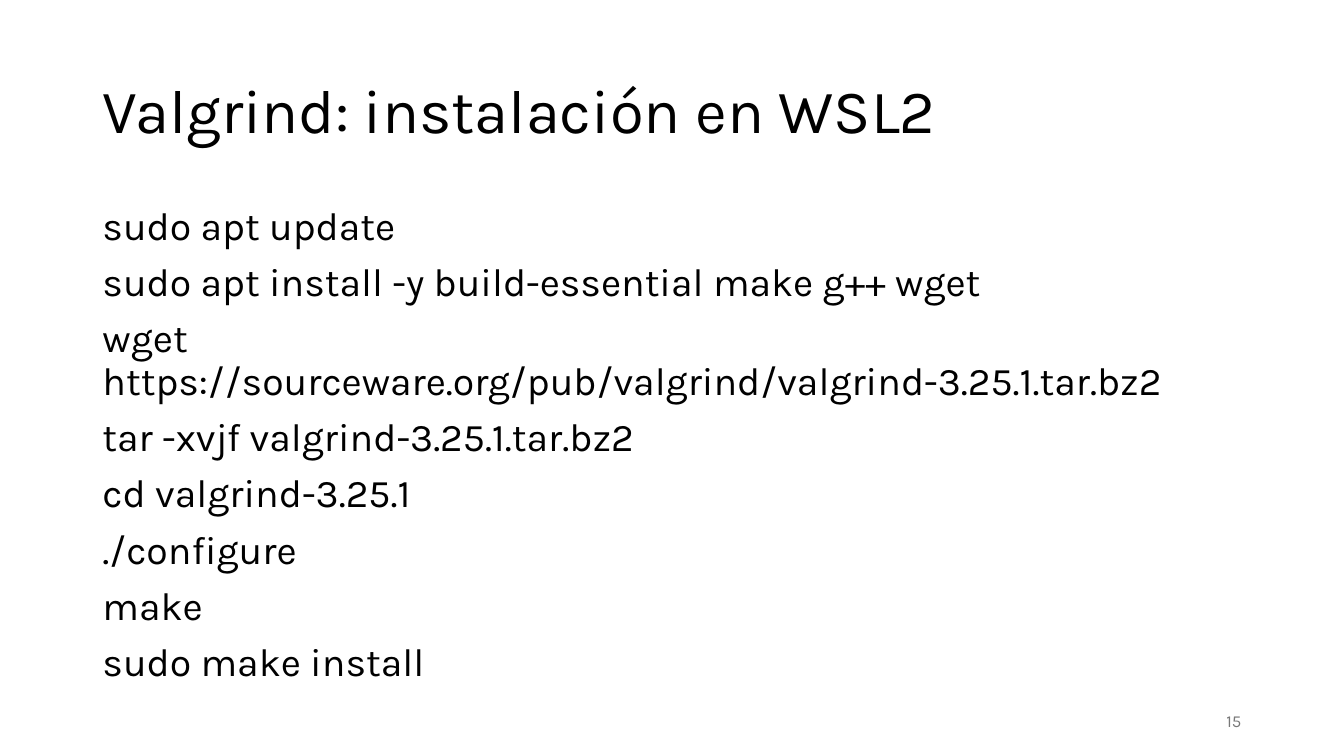
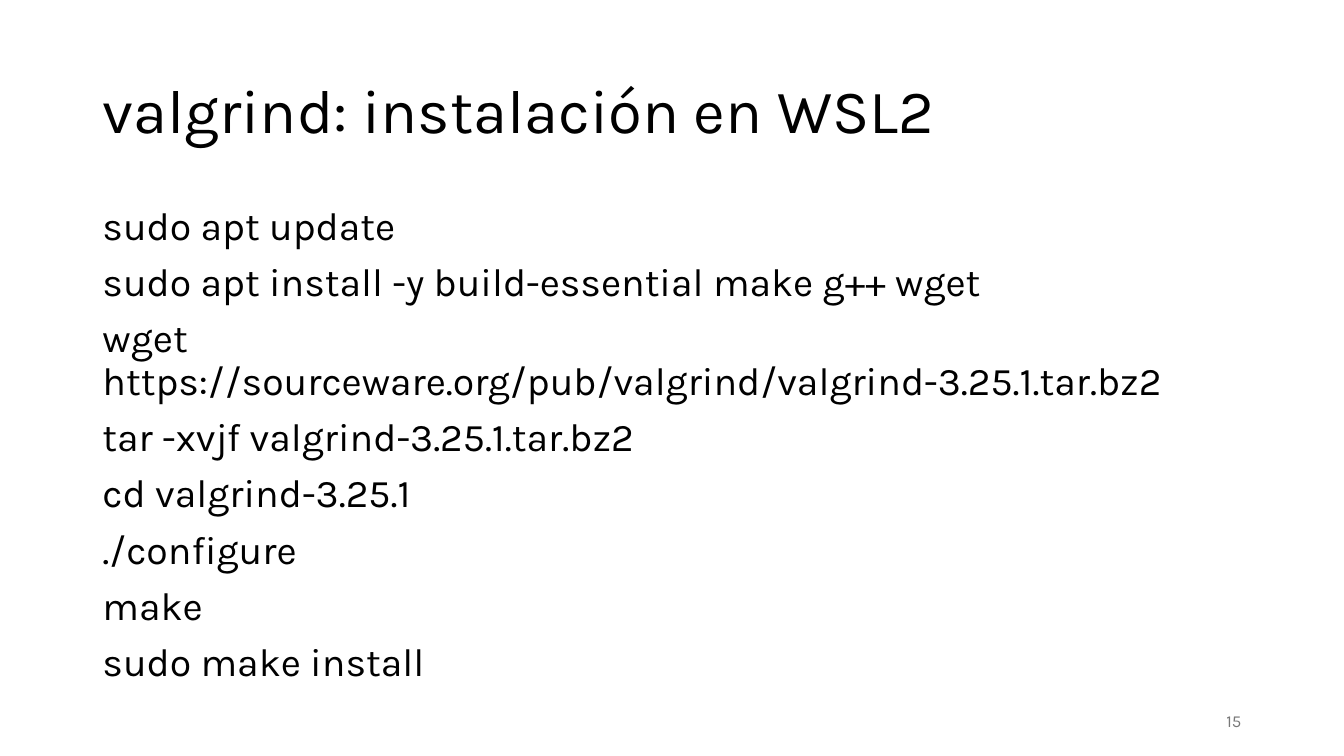
Before and after one commit to aldebarran22/CURSO_CPP_SERVICIOS_30H, a slide deck: slide 15 of doc/5_Optimizacion_Gestion_Recursos_Microservicios_C++.pptx. Drawn at 1344x756 pixels with LibreOffice and Linux fonts; fonts in the diff are those of the drawing. Boxes give left, top, right and bottom in pixels: in the first picture for what was removed or moved away, otherwise in the second. Text is boxed around its words. In the diff, an @@ line names an element or a change of style, - is before the commit and + after.

```diff
--- a/doc/5_Optimizacion_Gestion_Recursos_Microservicios_C++.pptx
+++ b/doc/5_Optimizacion_Gestion_Recursos_Microservicios_C++.pptx
@@ title at (102, 86, 934, 148): text changed @@
-Valgrind: instalación en WSL2
+valgrind: instalación en WSL2
```
Also in this commit, not shown: 5 other slides changed, 2 slides added, 1 slide removed.
